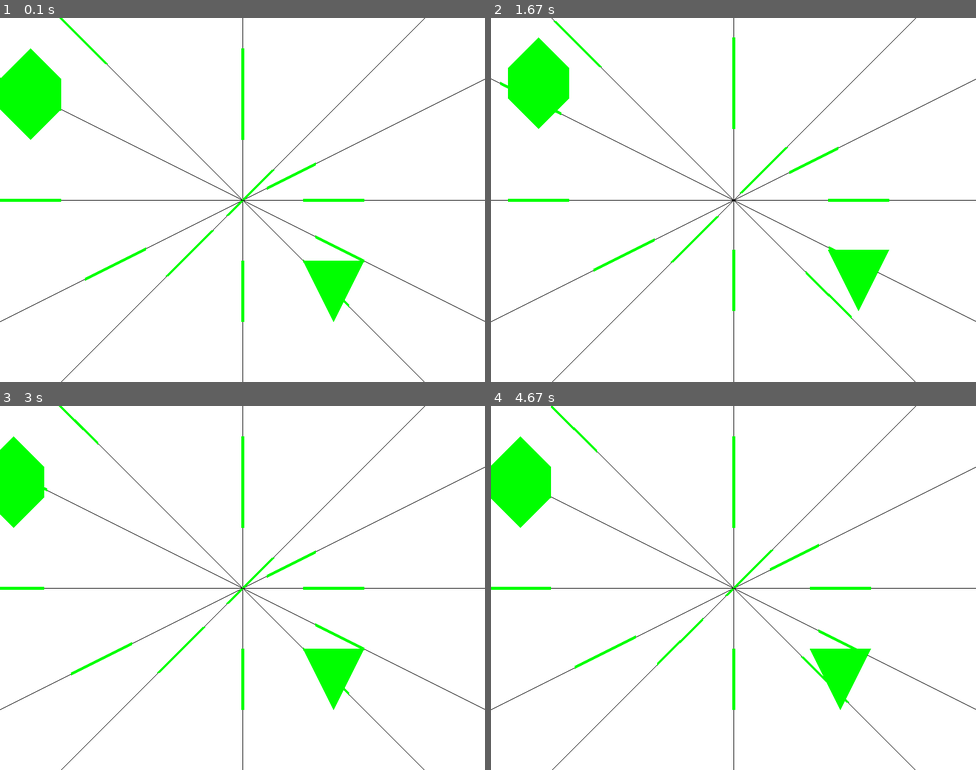
Above: before the commit, frames 1-4 (two rows, left to right).
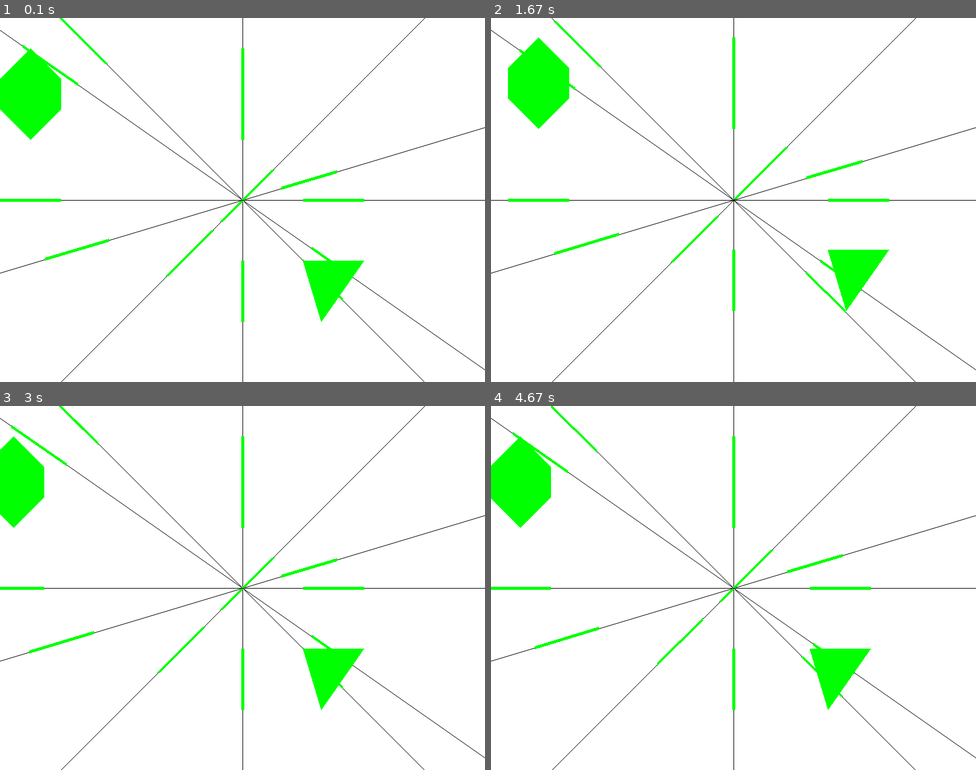
Above: after the commit, the same moments.

Repository: TeshShin/OpenGL_with_Pygame_programming
Game: pygame game, started from 개인프로젝트/MakeSATproject/main.py
The game is run twice, just before and just after one commit, with the same random seed, the same clock (stepped at 60 frames per second) and the same inputs.
Inputs:
- Up to frame 1 (0.1 s): no input
- Up to frame 2 (1.67 s): hold Right 0.33-0.8 s; hold Up 0.83-1.13 s; hold W 0.83-1.13 s; hold Right 1.17-1.63 s; hold D 1.17-1.63 s
- Up to frame 3 (3 s): hold Left 1.67-2.2 s; hold A 1.67-2.2 s; hold Down 2.23-2.53 s; hold S 2.23-2.53 s; hold Left 2.57-2.97 s; hold A 2.57-2.97 s
- Up to frame 4 (4.67 s): hold Up 3-3.37 s; hold W 3-3.37 s; hold Right 3.4-4.03 s; hold D 3.4-4.03 s; hold Down 4.07-4.43 s; hold S 4.07-4.43 s; hold Left from 4.47 s (still down); hold A from 4.47 s (still down)

The runs differ from the first frame. In frame 1, 1.8% of the frame differs, in the area x 0-100%, y 3-97%; in frame 2, 1.7%; in frame 3, 1.8%; in frame 4, 1.8%.

Commit message:
complete

Diff:
--- a/개인프로젝트/MakeSATproject/main.py
+++ b/개인프로젝트/MakeSATproject/main.py
@@ -23,7 +23,7 @@
 originy = height / 2
 
 # 다각형 정점 좌표
-polygon1 = [[100, 100], [200, 100], [150, 200]]
+polygon1 = [[100, 100], [200, 100], [130, 200]]
 polygon2 = [[-300, -150], [-350, -100], [-400, -150], [-400, -200], [-350, -250], [-300, -200]]
 
 def project_polygon(axis, polygon):
@@ -186,14 +186,3 @@
 
 # 코드 실행
 pygame.quit()
-
-# TO-DO : 폴리곤 두 개 만들고 하나에 대해서 키보드의 입력에 따라 이동함.
-# 그리고 두 물체가 충돌했을때 충돌했다고 알람이 뜨도록 함.
-
-# SAT를 완전히 이해하기 위해서
-
-# 각 노말축을 보이게하고 충돌한 길이에 대해선 색이 다르게 해서 충돌 했을 때 모든 축에 충돌한
-# 부분이 있는지 보여주는 기능이 있으면 좋겠음.
-
-
-# 11-27 도형들의 원점기준을 바꿔서 하는게 아닌 새로 생성한 축에 대한 투영을 해보기
